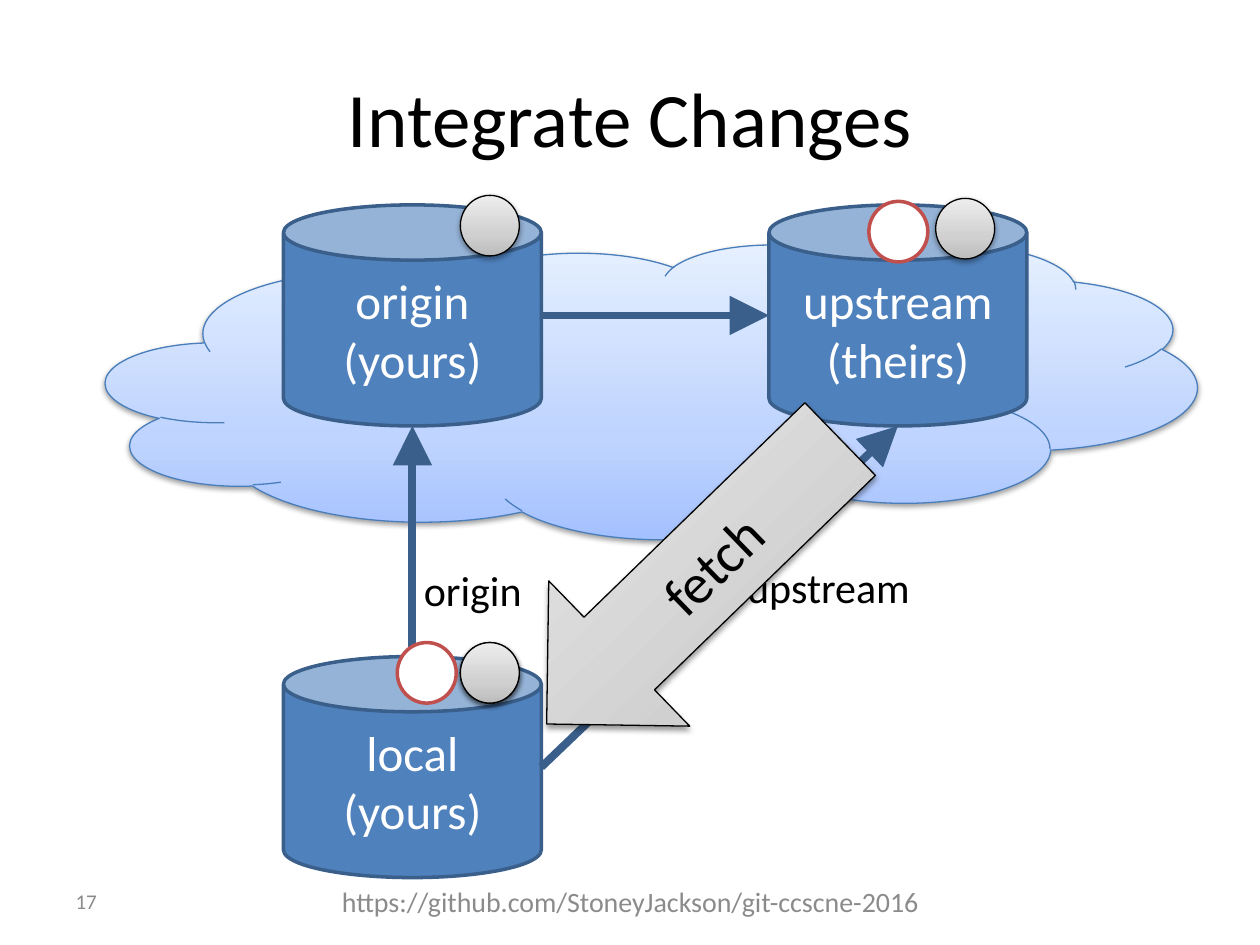
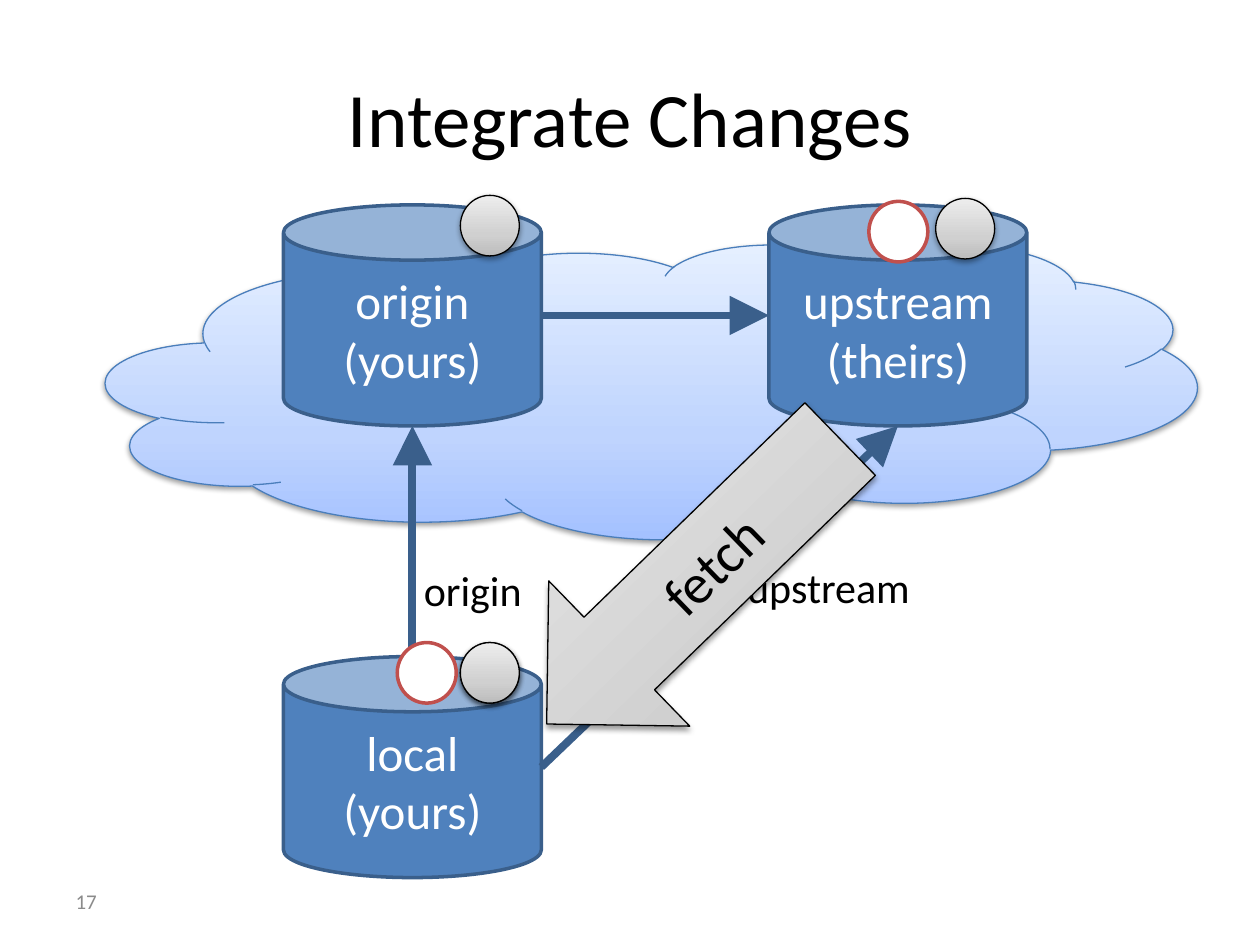
Before and after one commit to foss2serve/github-workflow-activity, a slide deck: slide 17 of presentation.pptx. Drawn at 1260x945 pixels with LibreOffice and Linux fonts; fonts in the diff are those of the drawing; background and template pictures are left out. Boxes give left, top, right and bottom in pixels: in the first picture for what was removed or moved away, otherwise in the second. Text is boxed around its words. In the diff, an @@ line names an element or a change of style, - is before the commit and + after.

```diff
--- a/presentation.pptx
+++ b/presentation.pptx
@@ text removed at [342,892,918,917] @@
-https://github.com/StoneyJackson/git-ccscne-2016
```
Also in this commit, not shown: 46 other slides changed.
